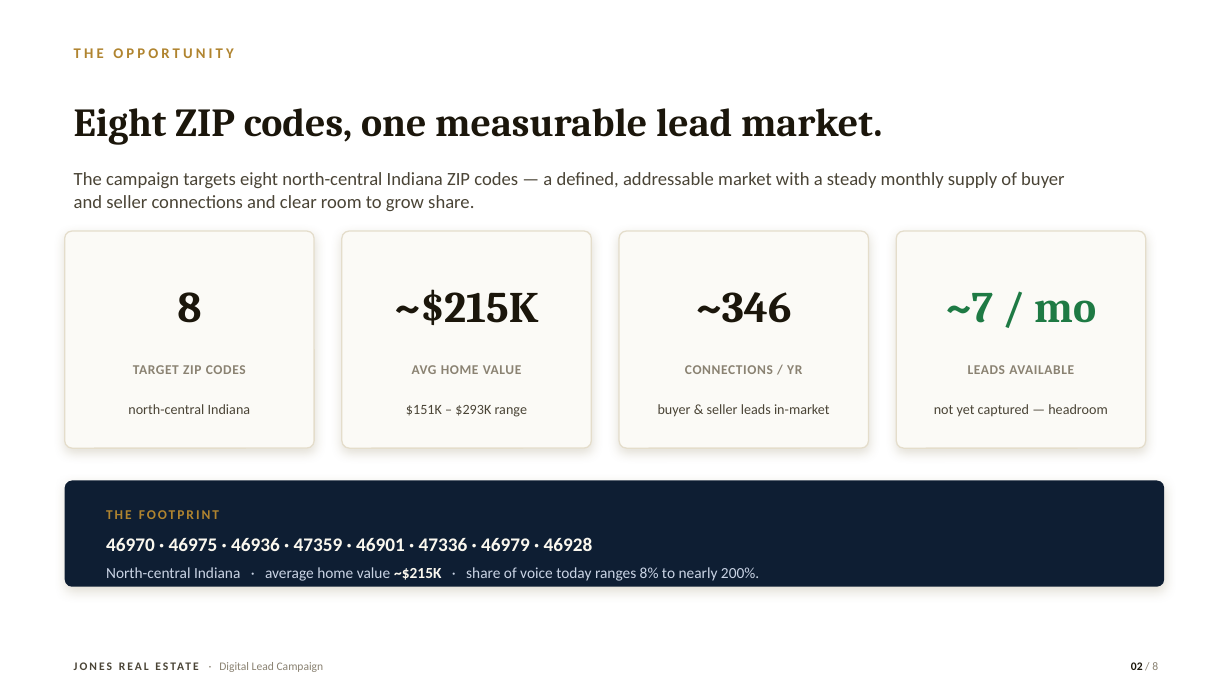
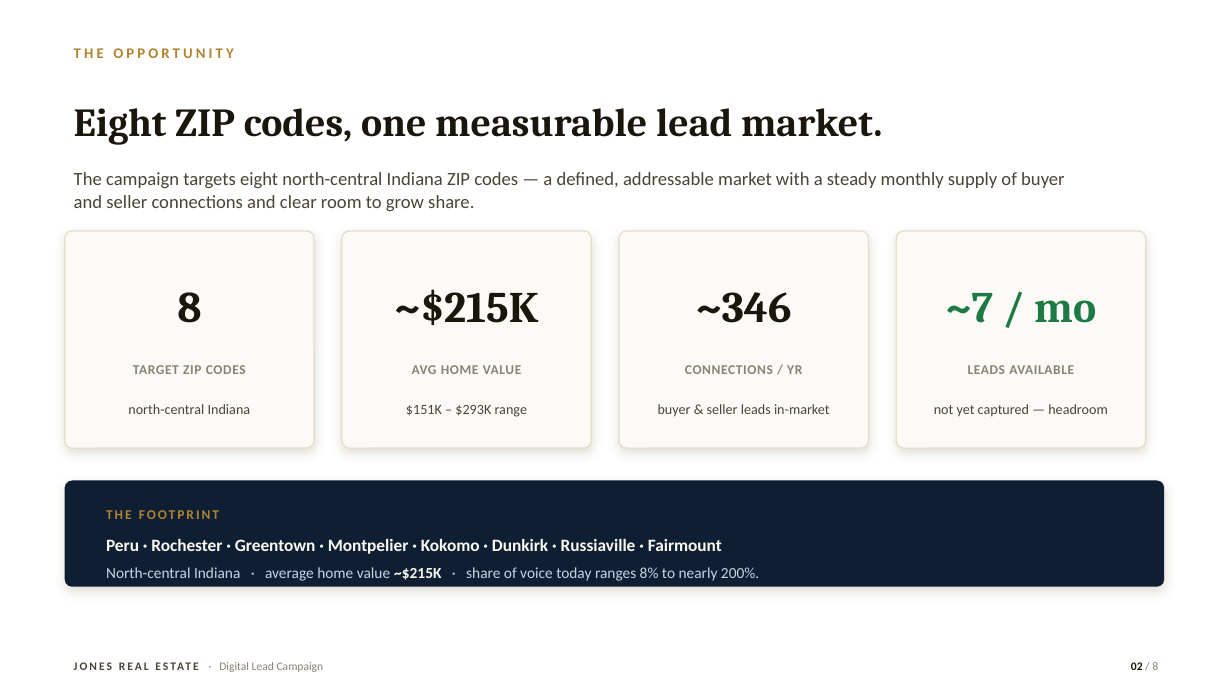
Before and after one commit to NomadRN13/Cortana, a slide deck: slide 2 of presentations/Digital-Lead-Campaign.pptx. Drawn at 1232x693 pixels with LibreOffice and Linux fonts; fonts in the diff are those of the drawing. Boxes give left, top, right and bottom in pixels: in the first picture for what was removed or moved away, otherwise in the second. Text is boxed around its words. In the diff, an @@ line names an element or a change of style, - is before the commit and + after.

```diff
--- a/presentations/Digital-Lead-Campaign.pptx
+++ b/presentations/Digital-Lead-Campaign.pptx
@@ text at bbox=[106, 539, 722, 554]: text changed; size 15 to 13.5 pt @@
-46970 · 46975 · 46936 · 47359 · 46901 · 47336 · 46979 · 46928
+Peru · Rochester · Greentown · Montpelier · Kokomo · Dunkirk · Russiaville · Fairmount
```
Also in this commit, not shown: 3 other slides changed, 1 other file.
